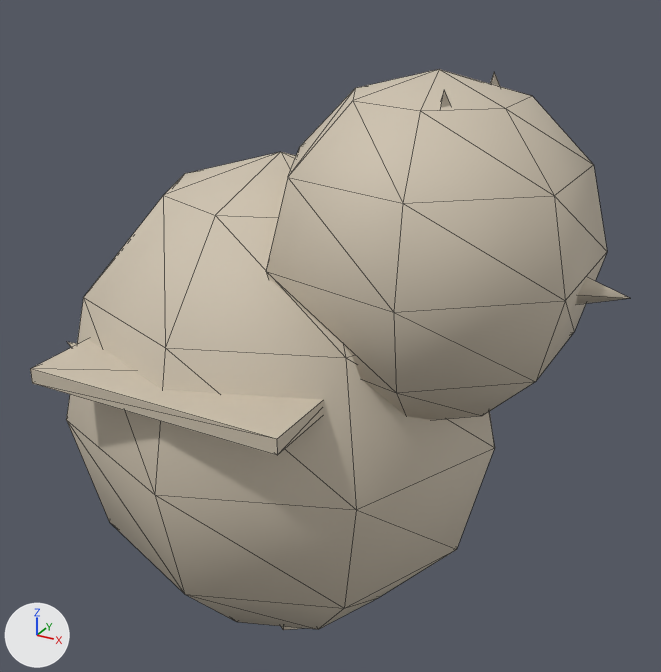
What one commit did to the glTF model public/models/birds/owl.glb.
The view is the same before and after, from a 50 mm camera at (0.69, -1.139, 0.624) aimed at (0.042, 0.04, 0.034). Lighting does not change. The marker at lower left points along +X, +Y and +Z. The older version comes first. Mesh edges are drawn as thin lines. Vertices at exactly the same position are counted once.

The scene before the commit, as lines of its bpy script (objects in view):
```python
me_mesh_0 = bpy.data.meshes.new('Mesh_0')
me_mesh_0.from_pydata(...)  # 196 vertices, 302 faces; spans x -0.5..0.5, y -0.343..0.343, z -0.464..0.464
me_mesh_0.materials.append(mat_material_0)  # pale yellow #cec3af
ob_mesh_0 = bpy.data.objects.new('Mesh_0', me_mesh_0)
ob_mesh_0.location = (0.0, 0.0, 0.0)
```
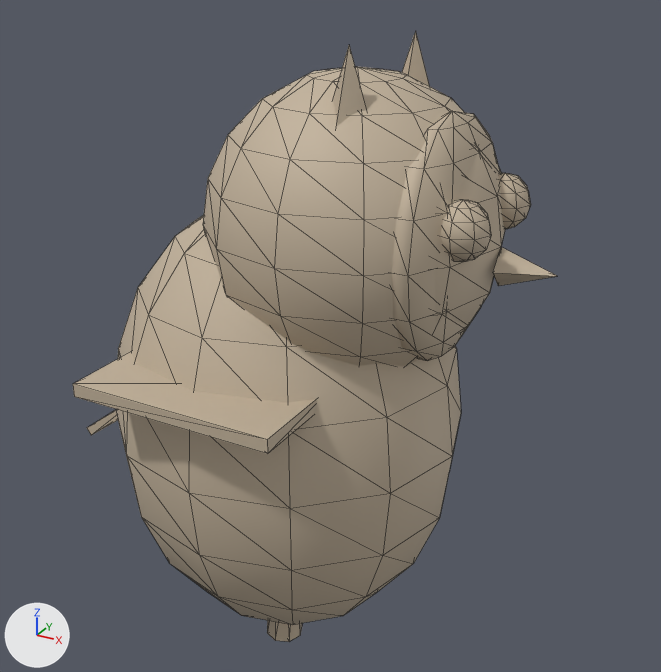
The change in detail:
Material 'BirdMaterial' (mat_birdmaterial) is new.
Its base color is (0.545, 0.451, 0.333) (beige #c3b39c).
Its metallic is 0.05.
Its roughness is 0.65.
me_mesh_0 is used by ob_mesh_0; location (0.0, 0.0, 0.0).
me_mesh_0 had 196 vertices, 302 faces and spanned x -0.5..0.5, y -0.343..0.343, z -0.464..0.464.
me_mesh_0 no longer uses material mat_material_0 (pale yellow #cec3af).
me_mesh_0 now has 498 vertices, 856 faces and spans x -0.405..0.405, y -0.31..0.31, z -0.5..0.5.
me_mesh_0 part 1: the loose piece of 6 vertices spanning x 0.39..0.5, y -0.035..0.035, z 0.164..0.234 is scaled about its middle by (0.724, 0.792, 0.792), then moved by (-0.08, 0.0, 0.013), in mat_birdmaterial (beige #c3b39c).
me_mesh_0 part 2: a new loose piece, an icosphere of 80 faces spanning x 0.257..0.337, y -0.12..-0.04, z 0.24..0.32, in mat_birdmaterial (beige #c3b39c).
me_mesh_0 part 3: a new loose piece, an icosphere of 80 faces spanning x 0.257..0.337, y 0.04..0.12, z 0.24..0.32, in mat_birdmaterial (beige #c3b39c).
me_mesh_0 part 4: a new loose piece, a box spanning x -0.175..0.145, y -0.31..-0.13, z 0.03..0.05, in mat_birdmaterial (beige #c3b39c).
me_mesh_0 part 5: a new loose piece, an 8-sided cut cone along z (radius 0.032 at the low end, 0.024 at the high end) spanning x -0.027..0.037, y -0.092..-0.028, z -0.5..-0.38, in mat_birdmaterial (beige #c3b39c).
me_mesh_0 part 6: the loose piece of 52 vertices spanning x -0.377..0.339, y -0.338..0.338, z -0.464..0.331 is rebuilt with 126 vertices and now spans x -0.304..0.274, y -0.272..0.272, z -0.474..0.274, in mat_birdmaterial (beige #c3b39c).
me_mesh_0 part 7: the loose piece of 48 vertices spanning x -0.019..0.443, y -0.237..0.237, z -0.022..0.464 is rebuilt with 126 vertices and now spans x -0.115..0.325, y -0.22..0.22, z 0.02..0.46, in mat_birdmaterial (beige #c3b39c).
me_mesh_0 part 8: the loose piece of 6 vertices spanning x -0.5..-0.263, y -0.088..0.088, z -0.229..-0.061 is rebuilt with 8 vertices and now spans x -0.405..-0.266, y -0.07..0.07, z -0.213..-0.107, in mat_birdmaterial (beige #c3b39c).
me_mesh_0 part 9: a new loose piece of 84 vertices spanning x 0.187..0.302, y -0.164..0.164, z 0.067..0.413, in mat_birdmaterial (beige #c3b39c).
me_mesh_0 part 10: 6 loose pieces with 74 vertices, spanning x -0.218..0.392, y -0.343..0.343, z -0.464..0.323, are deleted.
Part 11, on me_mesh_0:
10 vertices are removed from x 0.222..0.314, y -0.141..0.115, z 0.343..0.453.
12 faces are deleted.
12 vertices are added at x 0.105..0.185, y -0.14..0.14, z 0.38..0.5.
16 new faces join them.
Other edits to the shape of me_mesh_0 do not show in these pictures.
me_mesh_0 gains material mat_birdmaterial (beige #c3b39c).

Pixel boxes (x1, y1, x2, y2) of what changed, in the pictures (661 x 672 px; the box of a moved part takes in the faces that stretch with it):
'Mesh_0', reshaped (19% narrower, 9% taller)
    before: (30, 69, 629, 630)
    after: (73, 31, 557, 642)
part 1 of me_mesh_0, moved or reshaped
    before: (576, 277, 629, 305)
    after: (493, 247, 557, 286)
part 2 of me_mesh_0, added (beige)
    after: (441, 200, 491, 261)
part 3 of me_mesh_0, added (beige)
    after: (499, 173, 531, 229)
part 4 of me_mesh_0, added (beige)
    after: (73, 352, 317, 454)
part 5 of me_mesh_0, added (beige)
    after: (267, 620, 302, 642)
part 6 of me_mesh_0, rebuilt (20% narrower, 14% shorter)
    before: (66, 152, 495, 629)
    after: (116, 215, 461, 625)
part 7 of me_mesh_0, rebuilt (11% narrower, 15% shorter)
    before: (266, 69, 607, 420)
    after: (203, 67, 505, 366)
part 8 of me_mesh_0, rebuilt (mostly hidden before)
    before: (67, 342, 77, 348)
    after: (87, 410, 118, 435)
part 9 of me_mesh_0, added (beige)
    after: (392, 111, 500, 361)
part 10 of me_mesh_0, deleted
    before: (30, 339, 324, 630)
part 11 of me_mesh_0, moved or reshaped (mostly hidden before)
    before: (440, 72, 500, 108)
    after: (332, 31, 429, 127)
